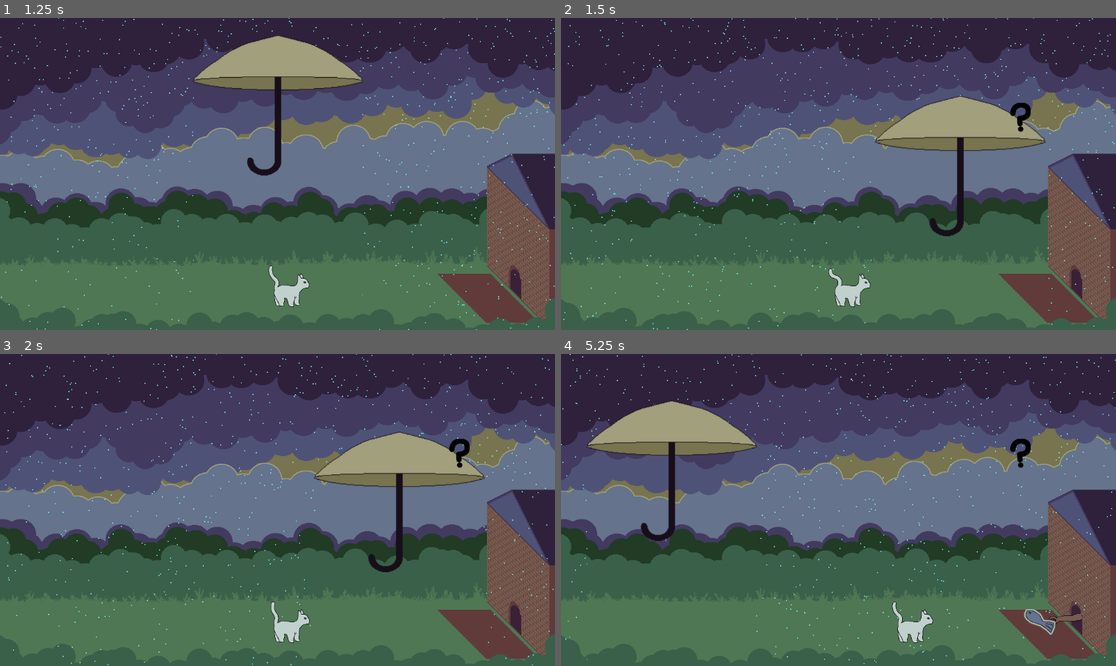
Above: before the commit, frames 1-4 (two rows, left to right).
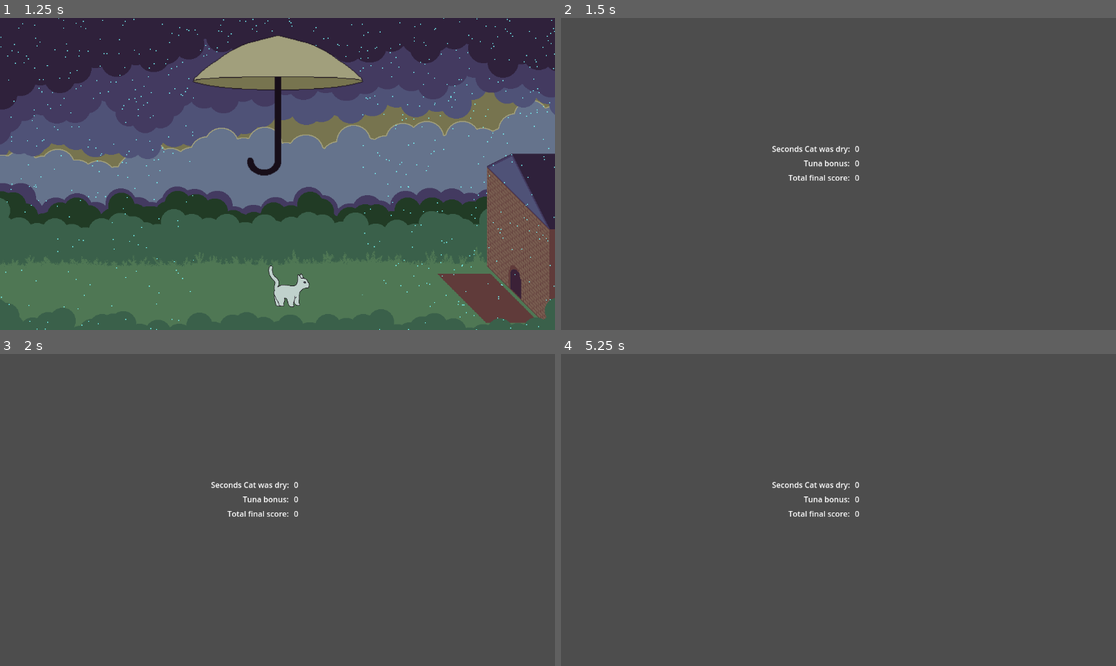
Above: after the commit, the same moments.

Repository: HappyFork/gwj58
Game: Godot game, scene res://scenes/main_menu.tscn
Two runs of this game, one before a commit and one after it. Both use one fixed random seed, a clock stepped at 60 frames per second and the inputs below.
Inputs (mouse positions are in pixels of both pictures, inside the frame that each line leads up to):
- Up to frame 1 (1.25 s): click "Play" at 0.5 s
- Up to frame 2 (1.5 s): move the mouse to (960, 158) at 1.27 s
- Up to frame 3 (2 s): no input
- Up to frame 4 (5.25 s): move the mouse to (727, 525) at 2.02 s; move the mouse to (894, 441) at 2.77 s; move the mouse to (810, 572) at 3.52 s; move the mouse to (1005, 556) at 4.27 s; move the mouse to (672, 463) at 5.02 s

Frame 1 is identical in both runs. In frame 2, 67% of the frame differs, in the area x 0-100%, y 0-100%; in frame 3, 68%; in frame 4, 71%.

Commit message:
Score and ending screen

Diff:
--- a/cat_umbrella_prototype.gd
+++ b/cat_umbrella_prototype.gd
@@ -3,25 +3,42 @@
 
 
 ### --- Variables --- ###
-@onready var qm_debug = $QuestionMark
+
+# Onready variables
 @onready var arm_serving_tuna = $ArmServingTuna
 @onready var tuna = $Tuna
 @onready var tuna_timer = $TunaTimer
+@onready var cat = $Cat
 
+# Regular variables
+var ending = load("res://scenes/end_screen.tscn")
+
+
+
+### --- Engine Functions --- ###
+
+# Ready. Called when the scene starts
 func _ready():
 	# connects signal from the tuna
 	tuna.connect("tuna_picked_up", _on_tuna_bonus_activated)
 
-### --- Functions --- ###
-func _on_umbrella_area_exited(area):
-	if area.get_parent() is Cat:
-		qm_debug.visible = true
+
+### --- Custom Functions --- ###
 
 # activates the tuna delivery
 func _the_fish_is_served():
 	arm_serving_tuna.play("serve")
 	await get_tree().create_timer(1.5).timeout
 	tuna.update_availability(true)
+	cat.tuna_hunting = true # Cat will go toward tuna
+
+
+### --- Signal Functions --- ###
+
+# When the cat leaves the area under the umbrella
+func _on_umbrella_area_exited(area):
+	if area.get_parent() is Cat:
+		get_tree().change_scene_to_packed(ending)
 
 # time for some fish!
 func _on_tuna_timer_timeout():
@@ -29,10 +46,17 @@
 
 # when tuna has been picked up, hides it and activates a form of bonus
 func _on_tuna_bonus_activated():
-	tuna.update_availability(false)
+	tuna.update_availability(false) # Tuna is no longer available.
 	print("tuna bonus! yeah!")
-	# TODO
-	# decide if bonus is static (score += x)
-	# or if it's a multiplier for a period of time
+	Global.tunas_collected += 1 # Increase tunas collected
 
-	# either restart the tuna_timer immediately or after the multiplier period
+	# Cat no longer beelines to the tuna
+	cat.tuna_hunting = false
+
+	# Reset the tuna timer with a random time between 30 and 100 seconds.
+	tuna_timer.wait_time = randf_range(30.0,100.0)
+	tuna_timer.start()
+
+# Every second, increase the second score by one
+func _on_score_timer_timeout():
+	Global.seconds += 1
--- a/cat_umbrella_prototype.tscn
+++ b/cat_umbrella_prototype.tscn
@@ -1,9 +1,8 @@
-[gd_scene load_steps=33 format=3 uid="uid://lhwk0kq71we1"]
+[gd_scene load_steps=32 format=3 uid="uid://lhwk0kq71we1"]
 
 [ext_resource type="Script" path="res://cat_umbrella_prototype.gd" id="1_ysic5"]
-[ext_resource type="PackedScene" uid="uid://wlc7txoosvdy" path="res://nodes/umbrella.tscn" id="2_prl76"]
-[ext_resource type="PackedScene" uid="uid://2q72ftcx8sot" path="res://nodes/cat.tscn" id="3_ywddm"]
-[ext_resource type="Texture2D" uid="uid://dcmcalkmm0ry1" path="res://assets/QuestionMark.png" id="4_y7ttk"]
+[ext_resource type="PackedScene" uid="uid://yjuiarqahubu" path="res://nodes/umbrella.tscn" id="2_prl76"]
+[ext_resource type="PackedScene" uid="uid://cia2n0d436rro" path="res://nodes/cat.tscn" id="3_ywddm"]
 [ext_resource type="Texture2D" uid="uid://tcv1xkrx43ef" path="res://assets/main_scene.png" id="5_t1vtg"]
 [ext_resource type="Texture2D" uid="uid://bsqqljx2jp3rb" path="res://assets/arm-tuna.png" id="6_s8nap"]
 [ext_resource type="PackedScene" uid="uid://h0lr2m7322pi" path="res://nodes/tuna.tscn" id="7_kc8do"]
@@ -216,11 +215,6 @@
 [node name="Cat" parent="." instance=ExtResource("3_ywddm")]
 position = Vector2(599, 556)
 
-[node name="QuestionMark" type="Sprite2D" parent="."]
-visible = false
-position = Vector2(955, 206)
-texture = ExtResource("4_y7ttk")
-
 [node name="StopMovingLeft" type="Area2D" parent="."]
 position = Vector2(0, 557)
 metadata/_edit_group_ = true
@@ -250,9 +244,13 @@
 one_shot = true
 autostart = true
 
+[node name="ScoreTimer" type="Timer" parent="."]
+autostart = true
+
 [connection signal="area_exited" from="Umbrella" to="." method="_on_umbrella_area_exited"]
 [connection signal="area_entered" from="StopMovingLeft" to="Cat" method="_on_stop_moving_left_area_entered"]
 [connection signal="area_exited" from="StopMovingLeft" to="Cat" method="_on_stop_moving_left_area_exited"]
 [connection signal="area_entered" from="StopMovingRight" to="Cat" method="_on_stop_moving_right_area_entered"]
 [connection signal="area_exited" from="StopMovingRight" to="Cat" method="_on_stop_moving_right_area_exited"]
 [connection signal="timeout" from="TunaTimer" to="." method="_on_tuna_timer_timeout"]
+[connection signal="timeout" from="ScoreTimer" to="." method="_on_score_timer_timeout"]
--- /dev/null
+++ b/global.gd
@@ -0,0 +1,7 @@
+extends Node
+
+
+
+### --- Variables --- ###
+var seconds = 0
+var tunas_collected = 0
--- a/nodes/cat.gd
+++ b/nodes/cat.gd
@@ -16,6 +16,7 @@
 # Regular variables
 var can_move_left = true
 var can_move_right = true
+var tuna_hunting = false
 
 
 
@@ -36,6 +37,8 @@
 
 	var choice = randi_range(0, 2) # Pick a random number between 0-2
 	# 0 = Wait, 1 = Move right, 2 = Move left
+	if tuna_hunting:
+		choice = 1
 
 	# I'm embarrassed by how much copy-pasted code is below.
 	# TODO: Random movement speed and distance? At least distance.
--- a/nodes/cat.tscn
+++ b/nodes/cat.tscn
@@ -234,9 +234,6 @@
 [node name="Cat" type="Node2D"]
 script = ExtResource("1_jutyh")
 
-[node name="ActionTimer" type="Timer" parent="."]
-one_shot = true
-
 [node name="AnimatedSprite2D" type="AnimatedSprite2D" parent="."]
 light_mask = 2
 z_index = 1
@@ -245,16 +242,20 @@
 animation = &"walking"
 
 [node name="TailArea" type="Area2D" parent="."]
+position = Vector2(-35, 0)
+metadata/_edit_group_ = true
 
 [node name="CollisionShape2D" type="CollisionShape2D" parent="TailArea"]
-position = Vector2(-50, 0)
 shape = SubResource("RectangleShape2D_yp1f7")
 
 [node name="HeadArea" type="Area2D" parent="."]
+position = Vector2(35, 0)
 metadata/_edit_group_ = true
 
 [node name="CollisionShape2D" type="CollisionShape2D" parent="HeadArea"]
-position = Vector2(50, 0)
 shape = SubResource("RectangleShape2D_1gk7m")
 
+[node name="ActionTimer" type="Timer" parent="."]
+one_shot = true
+
 [connection signal="timeout" from="ActionTimer" to="." method="_on_action_timer_timeout"]
--- a/project.godot
+++ b/project.godot
@@ -14,6 +14,10 @@
 run/main_scene="res://scenes/main_menu.tscn"
 config/features=PackedStringArray("4.0", "GL Compatibility")
 config/icon="res://icon.svg"
+
+[autoload]
+
+Global="*res://global.gd"
 
 [input]
 
--- /dev/null
+++ b/scenes/end_screen.gd
@@ -0,0 +1,24 @@
+extends Control
+
+
+
+### --- Variables --- ###
+@onready var sec_l = $Seconds
+@onready var tun_l = $Tuna
+@onready var fin_l = $Final
+
+
+
+### --- Functions --- ###
+
+# Called when the node enters the scene tree for the first time.
+func _ready():
+	# Show seconds and tunas collected
+	sec_l.text = str(Global.seconds)
+	tun_l.text = str(Global.tunas_collected)
+
+	# Calculate the final score. Right now, the formula is a flat 42 bonus for each tuna,
+	# but it could just as easily be a multiplier on seconds per each tuna.
+	var s = Global.tunas_collected * 42
+	s += Global.seconds
+	fin_l.text = str(s)
--- /dev/null
+++ b/scenes/end_screen.tscn
@@ -0,0 +1,63 @@
+[gd_scene load_steps=2 format=3 uid="uid://r7aqjo22xi2f"]
+
+[ext_resource type="Script" path="res://scenes/end_screen.gd" id="1_2c1xm"]
+
+[node name="EndScreen" type="Control"]
+layout_mode = 3
+anchors_preset = 15
+anchor_right = 1.0
+anchor_bottom = 1.0
+grow_horizontal = 2
+grow_vertical = 2
+script = ExtResource("1_2c1xm")
+
+[node name="SecondsLabel" type="Label" parent="."]
+layout_mode = 0
+offset_left = 400.0
+offset_top = 260.0
+offset_right = 600.0
+offset_bottom = 286.0
+text = "Seconds Cat was dry:"
+horizontal_alignment = 2
+
+[node name="Seconds" type="Label" parent="."]
+layout_mode = 0
+offset_left = 610.0
+offset_top = 260.0
+offset_right = 650.0
+offset_bottom = 286.0
+text = "000"
+
+[node name="TunaLabel" type="Label" parent="."]
+layout_mode = 0
+offset_left = 400.0
+offset_top = 290.0
+offset_right = 600.0
+offset_bottom = 316.0
+text = "Tuna bonus:"
+horizontal_alignment = 2
+
+[node name="Tuna" type="Label" parent="."]
+layout_mode = 0
+offset_left = 610.0
+offset_top = 290.0
+offset_right = 650.0
+offset_bottom = 316.0
+text = "000"
+
+[node name="FinalLabel" type="Label" parent="."]
+layout_mode = 0
+offset_left = 400.0
+offset_top = 320.0
+offset_right = 600.0
+offset_bottom = 346.0
+text = "Total final score:"
+horizontal_alignment = 2
+
+[node name="Final" type="Label" parent="."]
+layout_mode = 0
+offset_left = 610.0
+offset_top = 320.0
+offset_right = 650.0
+offset_bottom = 346.0
+text = "000"
Binary file removed: assets/QuestionMark.png
Not shown, removed: assets/QuestionMark.png.import
